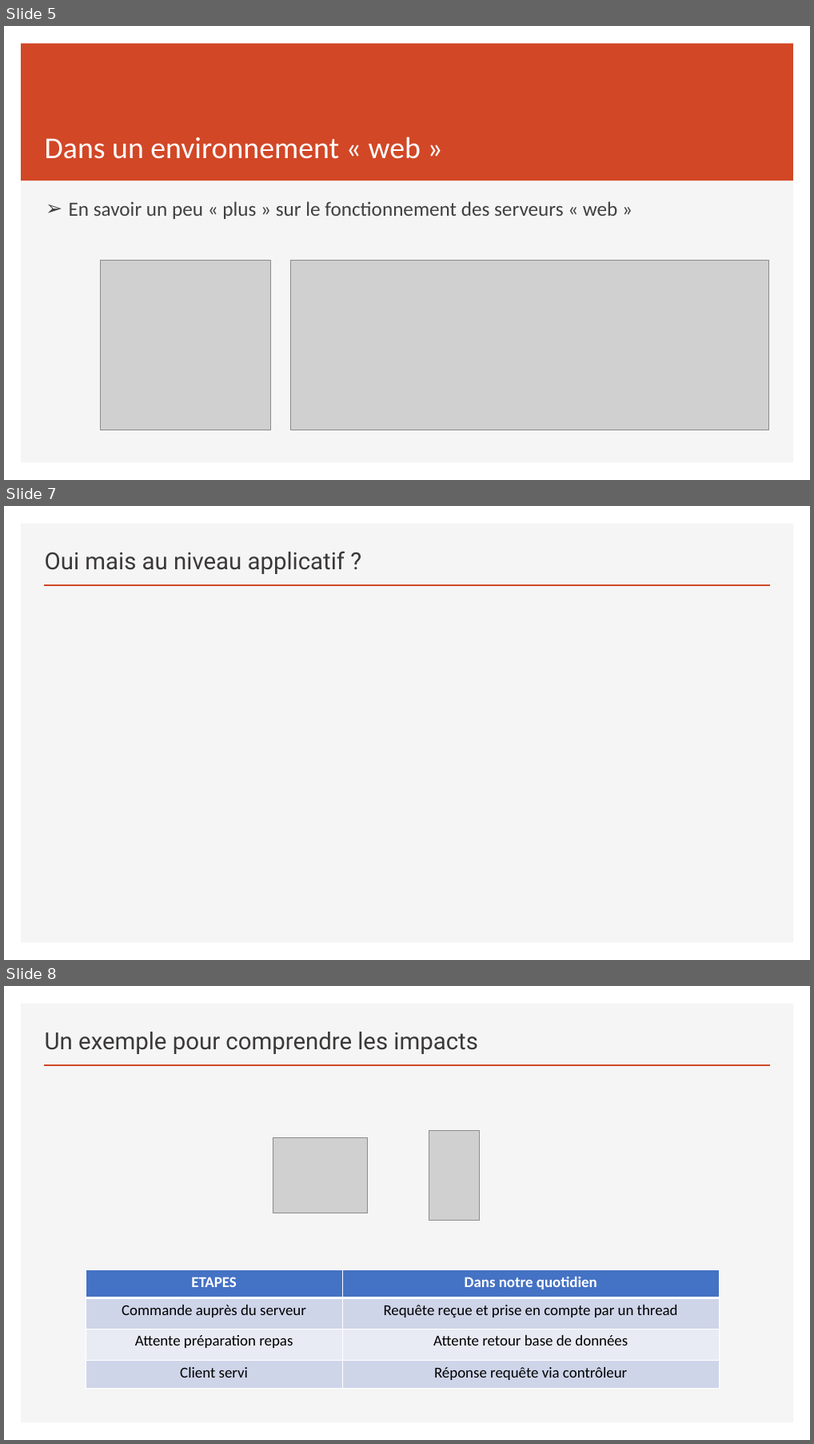
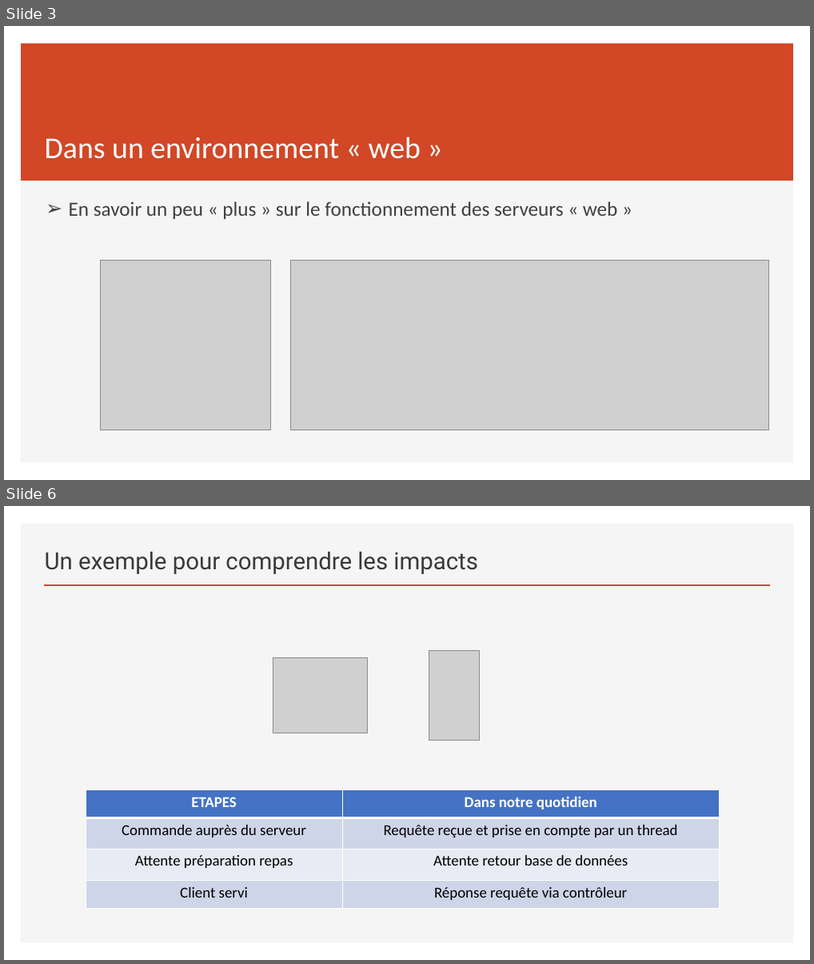
Before and after one commit to sebzuki/webflux-vs-web, a slide deck: REACTIVE.pptx. Shown one above the other, each under a label of ours: slides 5, 7 and 8 before the commit, slides 3 and 6 after it; the slides between them are not shown. The pictures are 814x1444 and 814x964 pixels, drawn with LibreOffice and Linux fonts; fonts in the diff are those of the drawing; grey boxes stand for pictures. Boxes give left, top, right and bottom in pixels: in the first picture for what was removed or moved away, otherwise in the second. Text is boxed around its words. In the diff, an @@ line names an element or a change of style, - is before the commit and + after.

```diff
--- a/REACTIVE.pptx
+++ b/REACTIVE.pptx
@@ slide 7 removed at <box>4,506,810,960</box>, background #FFFFFF; not listed: 2 template elements that a slide beside it also shows @@
@@ title removed at <box>45,551,346,574</box> @@
-Oui mais au niveau applicatif ?
@@ what was slide 5 is now slide 3 @@
@@ what was slide 8 is now slide 6 @@
```
Also in this commit, not shown: 7 slides changed, 33 slides added, 10 other slides removed, 33 other files.
